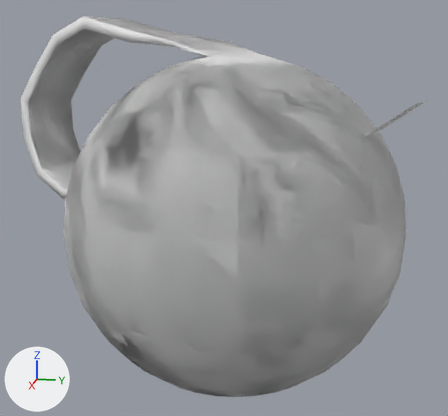
Before and after pictures for a commit that changed the Blender file assets/models/rooms/spherella.blend.
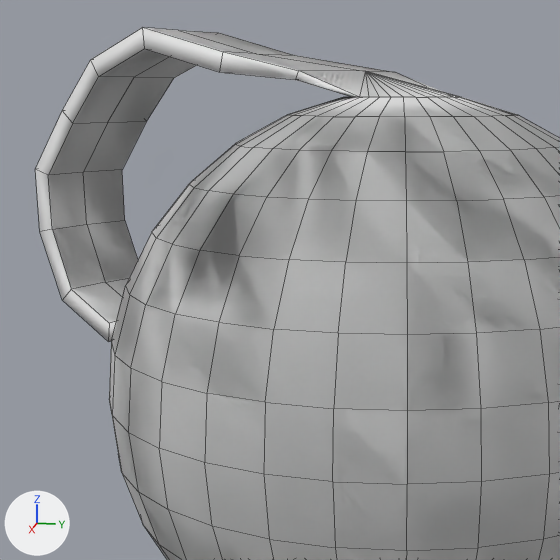
Each version is shown whole from a 50 mm camera at (30.1, 8.6, 8.6) aimed at (1.1, 2.8, 1.4), then close up on the part from 0% to 73% of the width and 0% to 79% of the height. Every picture has the same lights, and +X, +Y and +Z are marked at lower left. The close-ups show mesh edges as thin lines.

Names of what the first close-up shows: 'nav', 'room_f'.
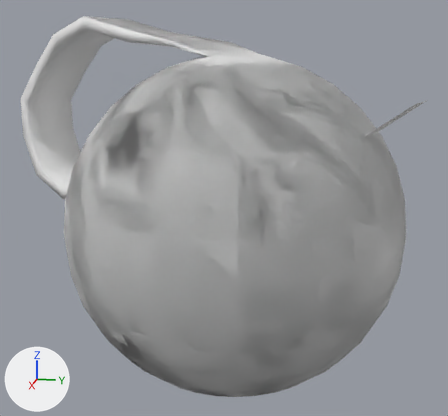
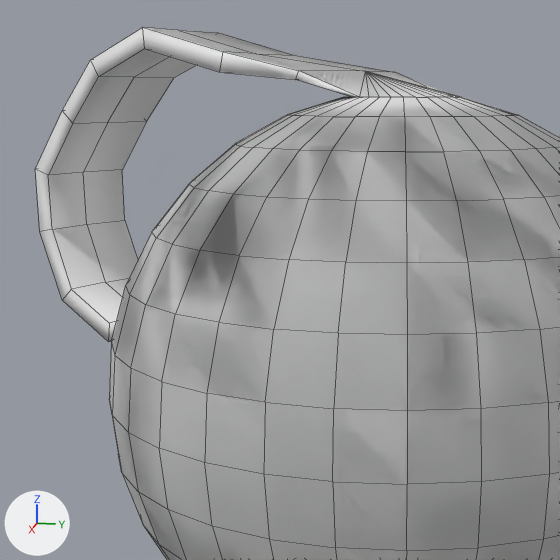
Commit message: removed double sided navmesh on spherella

Boxes [x1, y1, x2, y2] around the edits, measured in the close-ups (560 x 560 px):
```json
{"object": "nav", "change": "reshaped", "before": [48, 31, 560, 560], "after": [109, 31, 560, 560]}
{"part": 1, "of": "me_sphere_001", "change": "deleted", "before": [48, 49, 193, 306]}
```

Scene script edits in JSON lines:
```json
{"block": "me_sphere_001", "where": "# used by ob_nav; location = (0.0, 0.0, 0.0)"}
{"op": "remove", "block": "me_sphere_001", "code": "me_sphere_001.from_pydata(...)  # 1014 vertices, 1066 faces; spans x -6.8..9.4, y -9.0..11.5, z -7.3..10.4"}
{"op": "add", "block": "me_sphere_001", "code": "me_sphere_001.from_pydata(...)  # 987 vertices, 1046 faces; spans x -6.8..9.4, y -9.0..11.5, z -7.3..10.4"}
{"block": "me_sphere_001", "change": "me_sphere_001 part 1"}
{"block": "me_sphere_001", "change": "27 vertices are removed from x -4.2..2.6, y -8.5..3.0, z 1.7..9.9"}
{"block": "me_sphere_001", "change": "20 faces are deleted"}
```
